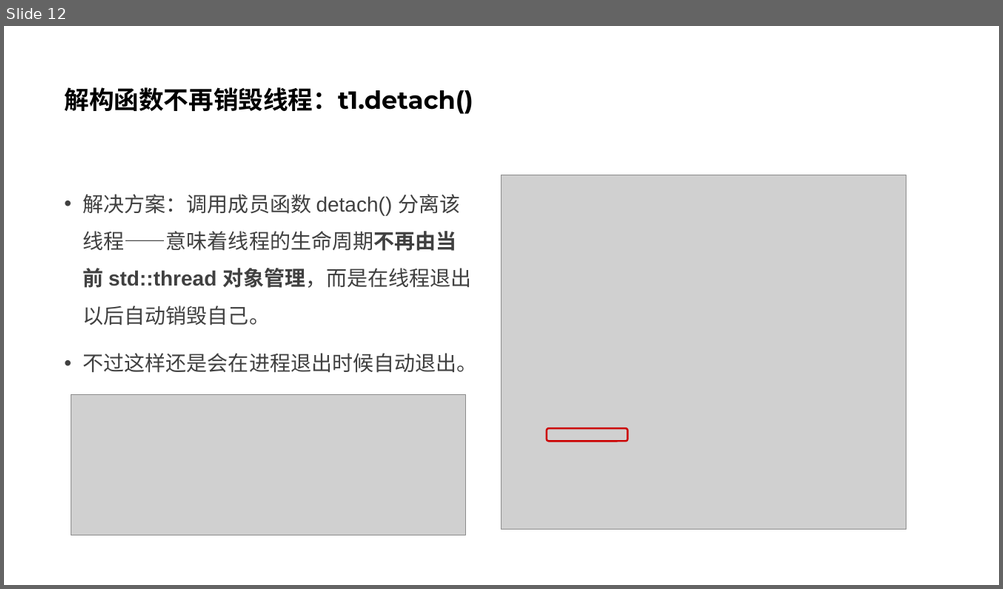
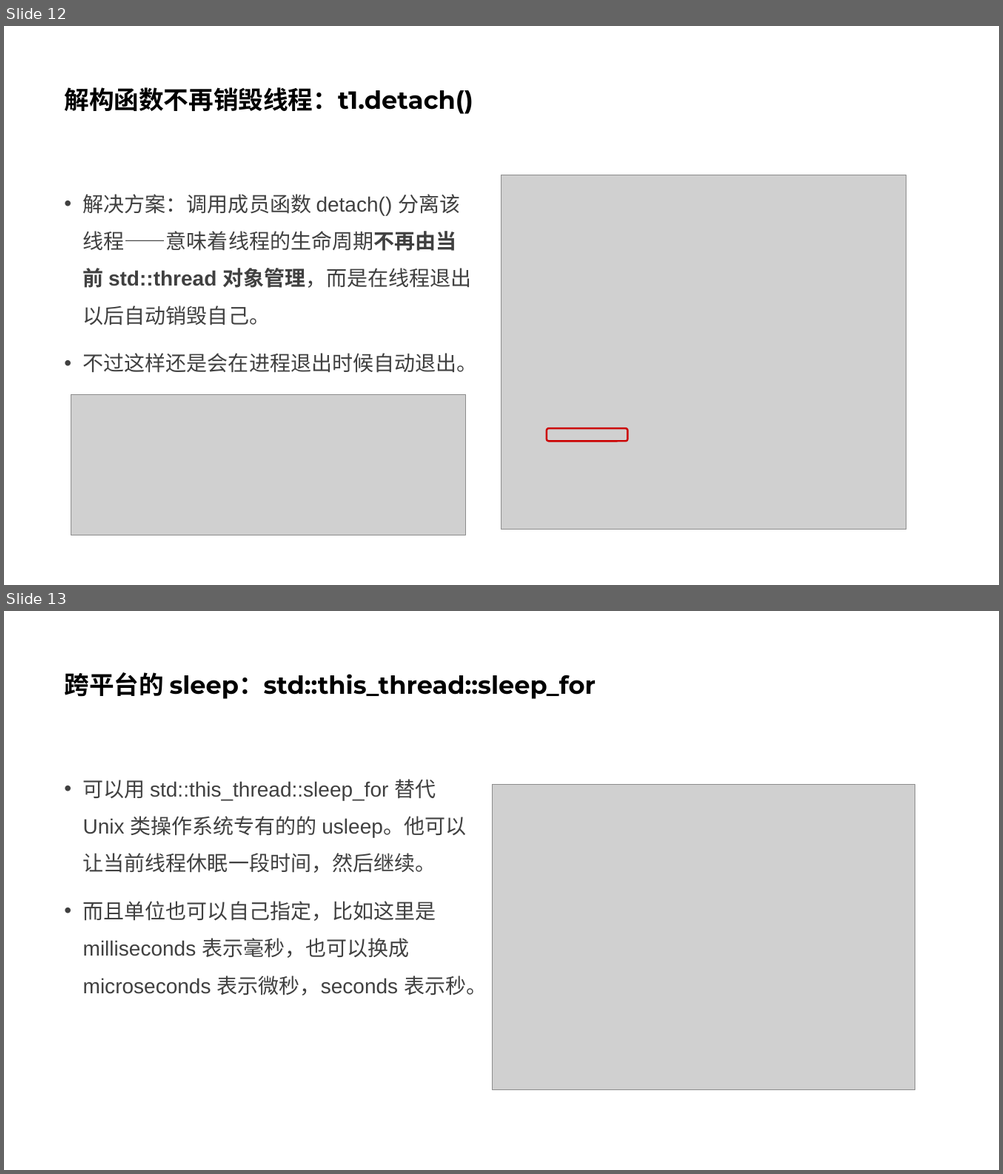
Before and after one commit to parallel101/course, a slide deck: 05/slides.pptx. Shown one above the other, each under a label of ours: slide 12 before the commit, slides 12 and 13 after it. The pictures are 1003x589 and 1003x1174 pixels, drawn with LibreOffice and Linux fonts; fonts in the diff are those of the drawing; grey boxes stand for pictures. Boxes give left, top, right and bottom in pixels: in the first picture for what was removed or moved away, otherwise in the second. Text is boxed around its words. In the diff, an @@ line names an element or a change of style, - is before the commit and + after.

Commit message:
add thread

```diff
--- a/05/slides.pptx
+++ b/05/slides.pptx
@@ slide 13 added at [4,611,999,1170], background #FFFFFF @@
@@ title added at [64,672,596,699], 24 pt, text #000000, bold @@
+跨平台的 sleep：std::this_thread::sleep_for
@@ text added at [83,779,486,996], 20 pt, text #404040 @@
+• 可以用 std::this_thread::sleep_for 替代 Unix 类操作系统专有的的 usleep。他可以让当前线程休眠一段时间，然后继续。
+• 而且单位也可以自己指定，比如这里是 milliseconds 表示毫秒，也可以换成 microseconds 表示微秒，seconds 表示秒。
@@ picture added at [492,784,915,1091] @@
```
Also in this commit, not shown: 4 slides changed, 18 other files.
